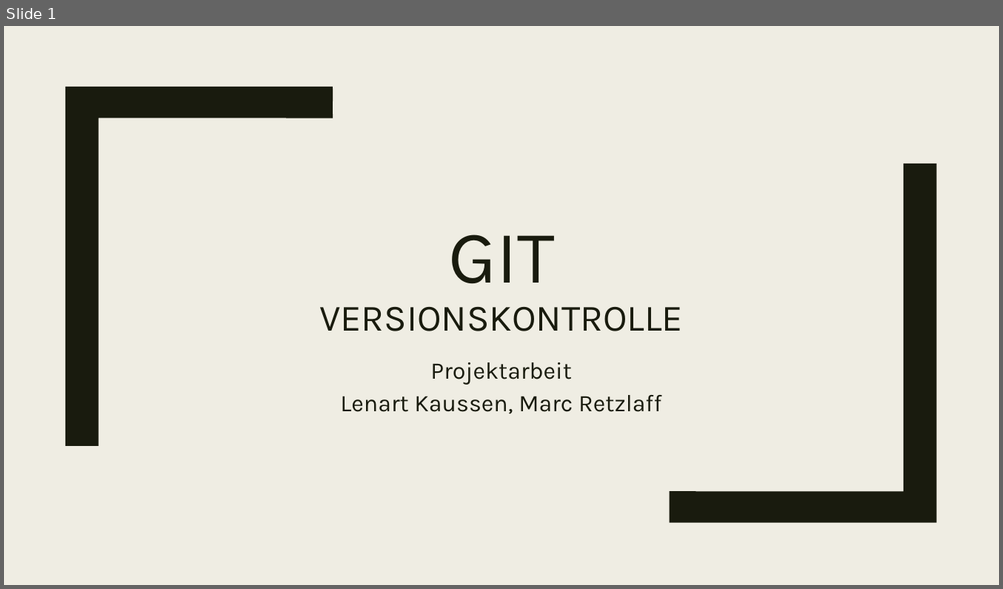
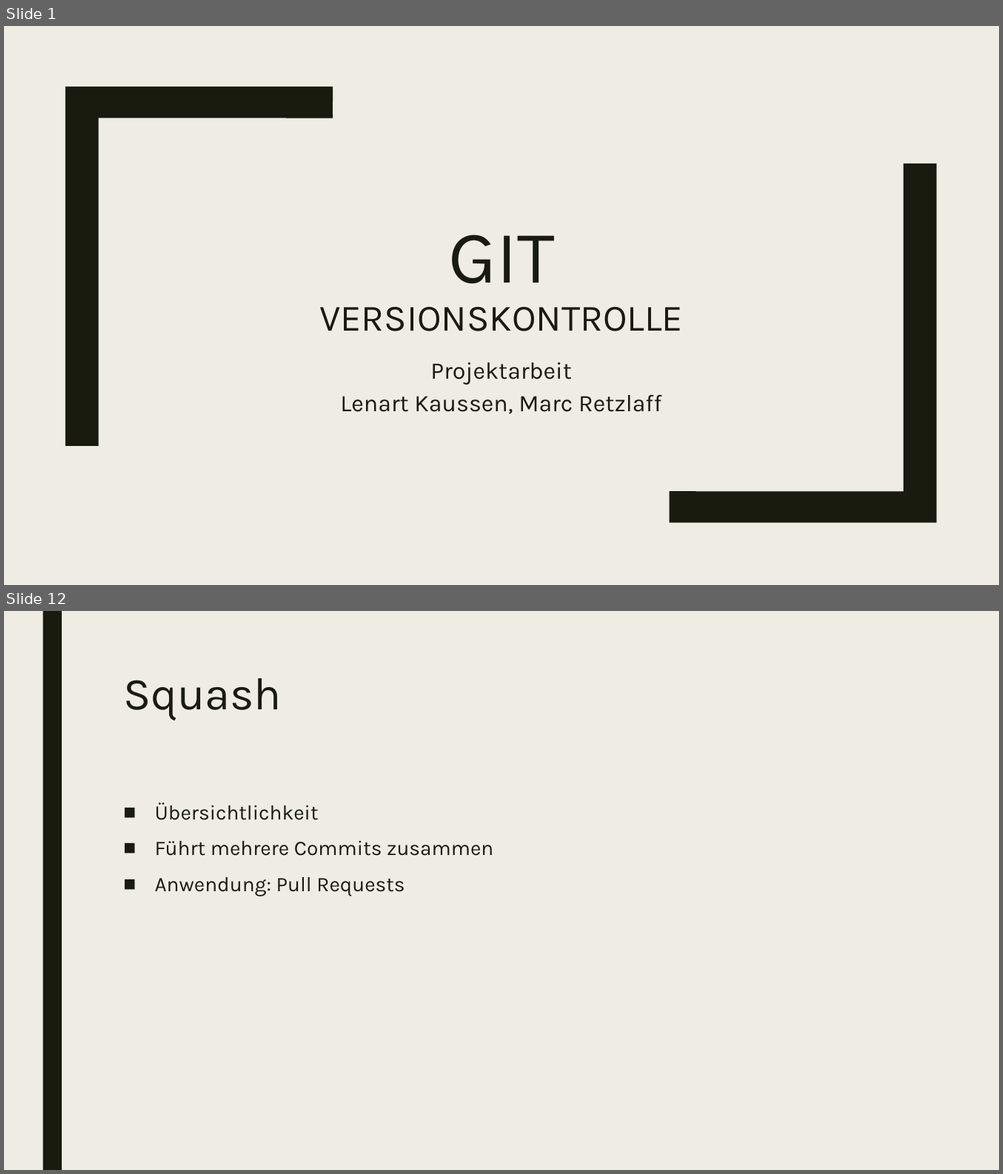
Before and after one commit to marcretzlaff/projektarbeit, a slide deck: GIT.pptx. Shown one above the other, each under a label of ours: slide 1 before the commit, slides 1 and 12 after it; the slides between them are not shown. The pictures are 1003x589 and 1003x1174 pixels, drawn with LibreOffice and Linux fonts; fonts in the diff are those of the drawing. Boxes give left, top, right and bottom in pixels: in the first picture for what was removed or moved away, otherwise in the second. Text is boxed around its words. In the diff, an @@ line names an element or a change of style, - is before the commit and + after.

```diff
--- a/GIT.pptx
+++ b/GIT.pptx
@@ slide 12 added at (4,611,999,1170), background #EFEDE3 @@
@@ rectangle added at (42,611,62,1170), fill #191B0E @@
@@ title added at (123,678,282,721), 44 pt, text #191B0E @@
+Squash
@@ text added at (155,803,493,897), 20 pt, text #191B0E @@
+■ Übersichtlichkeit
+■ Führt mehrere Commits zusammen
+■ Anwendung: Pull Requests
```
Also in this commit, not shown: 6 slides changed, 8 other slides added, 8 slides removed.
